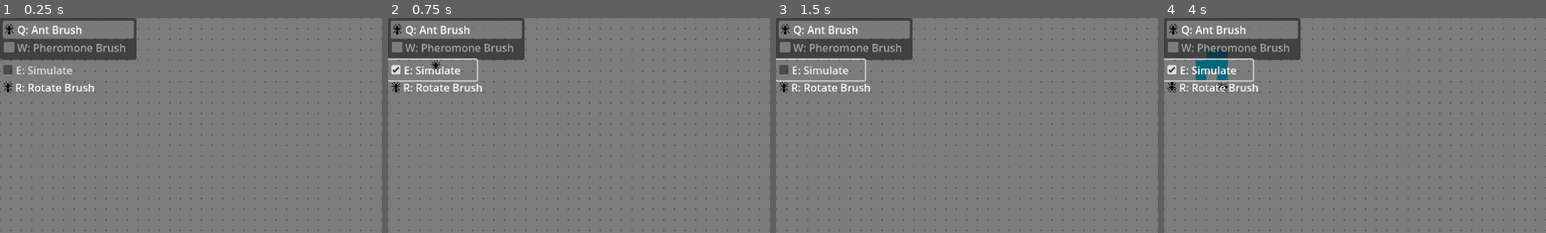
Above: before the commit, frames 1-4 (left to right).
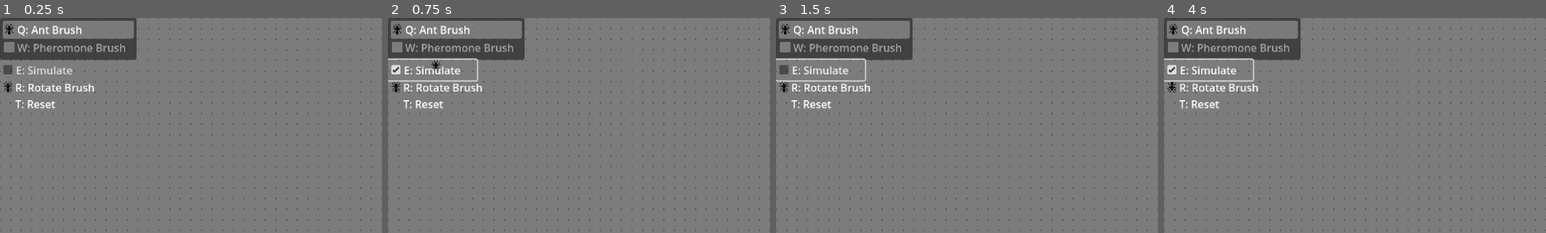
Above: after the commit, the same moments.

Repository: JarWarren/Ant
Game: Godot game, scene res://tile_map.tscn
Same seed, same stepped clock (60 frames per second), same inputs: the game is played once before the commit and once after it.
Inputs (mouse positions are % of the whole screen's width and height, from its top left):
- Up to frame 1 (0.25 s): no input
- Up to frame 2 (0.75 s): click "E: Simulate" at 0.5 s
- Up to frame 3 (1.5 s): click "E: Simulate" at 1.25 s
- Up to frame 4 (4 s): click "E: Simulate" at 2 s; tap Enter at 2.75 s; move the mouse to (72, 45) at 2.77 s; tap Q (ant) at 2.85 s; tap R (rotate) at 3.05, 3.6 s; tap T (reset, bound only after the commit) at 3.5 s; move the mouse to (30, 55) at 3.52 s; tap E (simulate) at 3.8 s
The pictures show only the part of the screen within x 0-50%, y 0-50%; the shares and areas given below are measured in that part.

The runs differ from the first frame. In frame 1, 0.2% of the frame differs, in the area x 4-15%, y 38-43%; in frame 2, 0.2%; in frame 3, 0.2%; in frame 4, 1.1%, in the area x 4-17%, y 14-43%.

Commit message:
reset hotkey

Diff:
--- a/project.godot
+++ b/project.godot
@@ -46,6 +46,11 @@
 "events": [Object(InputEventKey,"resource_local_to_scene":false,"resource_name":"","device":0,"window_id":0,"store_comm …(186 unchanged characters)…
 ]
 }
+reset={
+"deadzone": 0.5,
+"events": [Object(InputEventKey,"resource_local_to_scene":false,"resource_name":"","device":0,"window_id":0,"store_command":true,"alt_pressed":false,"shift_pressed":false,"ctrl_pressed":false,"command_pressed":false,"pressed":false,"keycode":0,"physical_keycode":84,"unicode":0,"echo":false,"script":null)
+]
+}
 
 [rendering]
 
--- a/tile_map.gd
+++ b/tile_map.gd
@@ -27,8 +27,7 @@
 var time = 0
 
 func _ready():
-	time = speed_slider.value
-	print(time)
+	# time = speed_slider.value
 	brushes.select(brush)
 	for row in range(HEIGHT):
 		for column in range(WIDTH):
@@ -54,7 +53,8 @@
 		is_simulating = !is_simulating
 		simulate_checkbox.button_pressed = is_simulating
 	if Input.is_action_just_pressed("rotate"):
-		brush_rotation += 1
+		var raw_value = int(brush_rotation)
+		brush_rotation = raw_value + 1
 		if brush_rotation >= 6:
 			brush_rotation = 2
 		match brush_rotation:
@@ -66,6 +66,8 @@
 				rotation_texture.texture = load("res://down.PNG")
 			ROTATION.LEFT:
 				rotation_texture.texture = load("res://left.PNG")
+	if Input.is_action_just_pressed("reset"):
+		_reset_board()
 	if is_simulating:
 		# time -= 1
 		# if time <= 0:
@@ -81,7 +83,7 @@
 	var ant = ants[index]
 	var ant_rotation = rotations[index]
 	_set_tile(ant, 1 - get_cell_source_id(0, ant, false))
-	_set_ant(ant, brush_rotation)
+	_set_ant(ant)
 	match ant_rotation:
 		ROTATION.UP:
 			ant.y -= 1
@@ -102,7 +104,7 @@
 	set_cell(0, coordinate, id, Vector2.ZERO, 0)
 
 
-func _set_ant(coordinate: Vector2, ant_rotation: ROTATION):
+func _set_ant(coordinate: Vector2, ant_rotation: ROTATION = ROTATION.UP):
 	if coordinate in ants:
 		erase_cell(1, coordinate)
 		var index = ants.find(coordinate)
@@ -112,3 +114,15 @@
 		set_cell(1, coordinate, ant_rotation, Vector2.ZERO, 0)
 		ants.append(coordinate)
 		rotations.append(ant_rotation)
+
+
+func _reset_board():
+	is_simulating = false
+	simulate_checkbox.button_pressed = false
+	for row in range(HEIGHT):
+		for column in range(WIDTH):
+			_set_tile(Vector2(column, row), 0)
+	for ant in ants:
+		erase_cell(1, ant)
+		rotations = []
+		ants = []
--- a/tile_map.tscn
+++ b/tile_map.tscn
@@ -92,6 +92,13 @@
 offset_bottom = 119.0
 text = "R: Rotate Brush"
 
+[node name="ResetLabel" type="Label" parent="CanvasLayer"]
+offset_left = 23.0
+offset_top = 118.0
+offset_right = 143.0
+offset_bottom = 144.0
+text = "T: Reset"
+
 [node name="ColorRect" type="ColorRect" parent="CanvasLayer"]
 offset_left = 890.0
 offset_right = 1023.0
